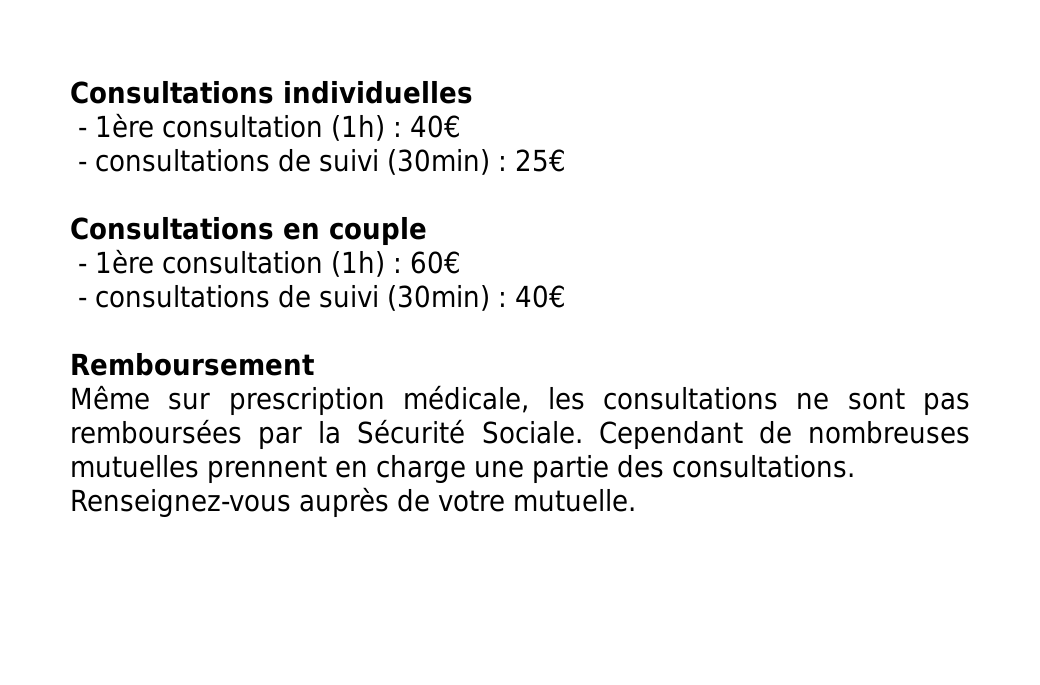
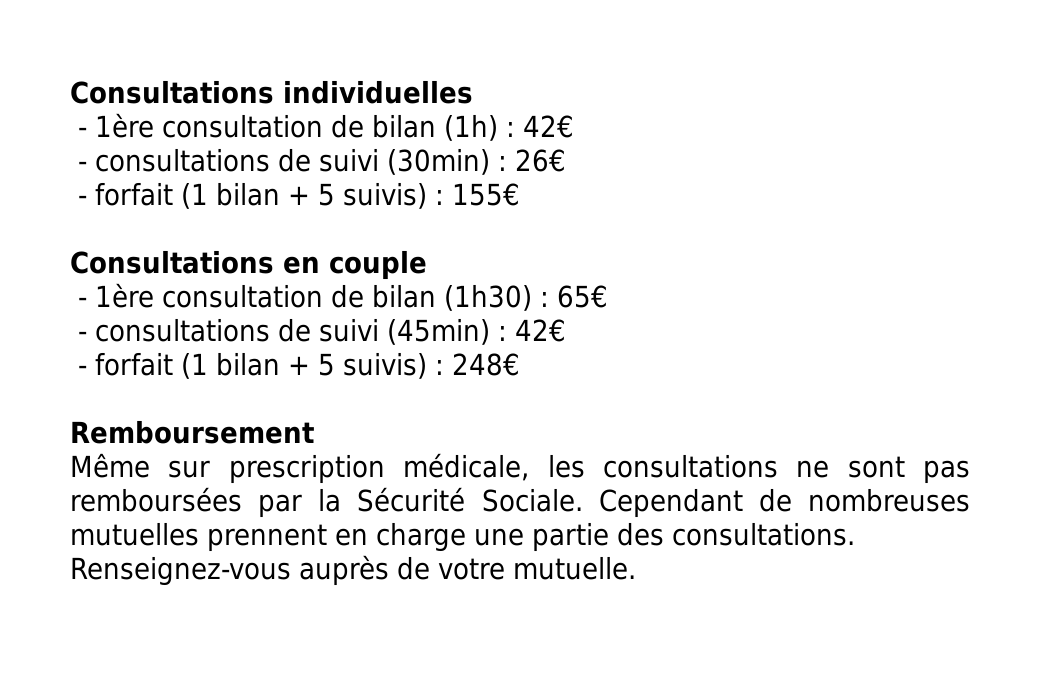
Layer changes from the first 1040×685 image to the second:
painted on "Consultations individuelles ..." over [71, 87, 969, 586]
